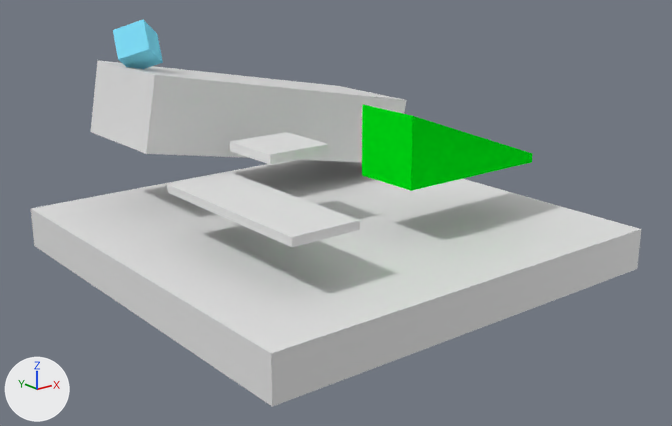
Renders of the Blender file test3d/f1.blend from each side of a commit.
The view is the same before and after, from a 50 mm camera at (-16.12, -20.65, 8.34) aimed at (-0.12, -0.65, 0.34). Lighting does not change. The marker at lower left points along +X, +Y and +Z.

In view in the first picture: 'goalObject', '立方体', '立方体.001', '立方体.002', '立方体.003', '立方体.004'.
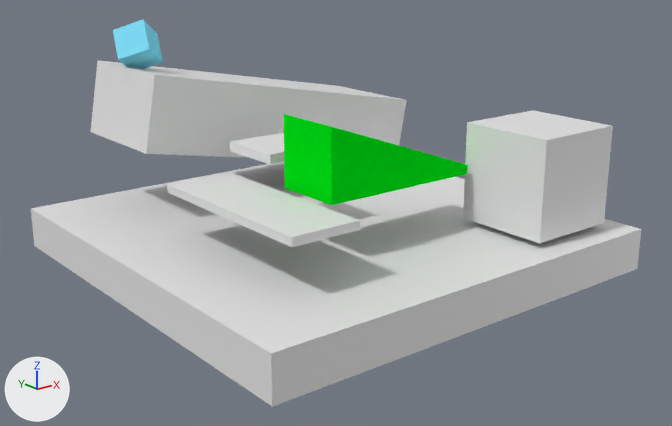
Changed parts and their boxes (x1, y1, x2, y2) in the pictures (672 x 426 px):
'立方体.005', added
    after: (463, 110, 613, 243)
'立方体.002', moved
    before: (362, 104, 533, 191)
    after: (283, 114, 468, 205)

The change, as a list of edits to the scene's bpy script:
```text
Change ob_立方体_002:
    ob_立方体_002.location: (2.59, -2.45, 2.59) -> (0.14, -2.19, 2.59)
Add ob_立方体_005:
    ob_立方体_005 = bpy.data.objects.new('立方体.005', me_立方体.copy())  # the mesh of ob_立方体
    ob_立方体_005.location = (4.19, -4.3, 1.57)
    ob_立方体_005.scale = (1.41, 1.41, 1.41)
```
